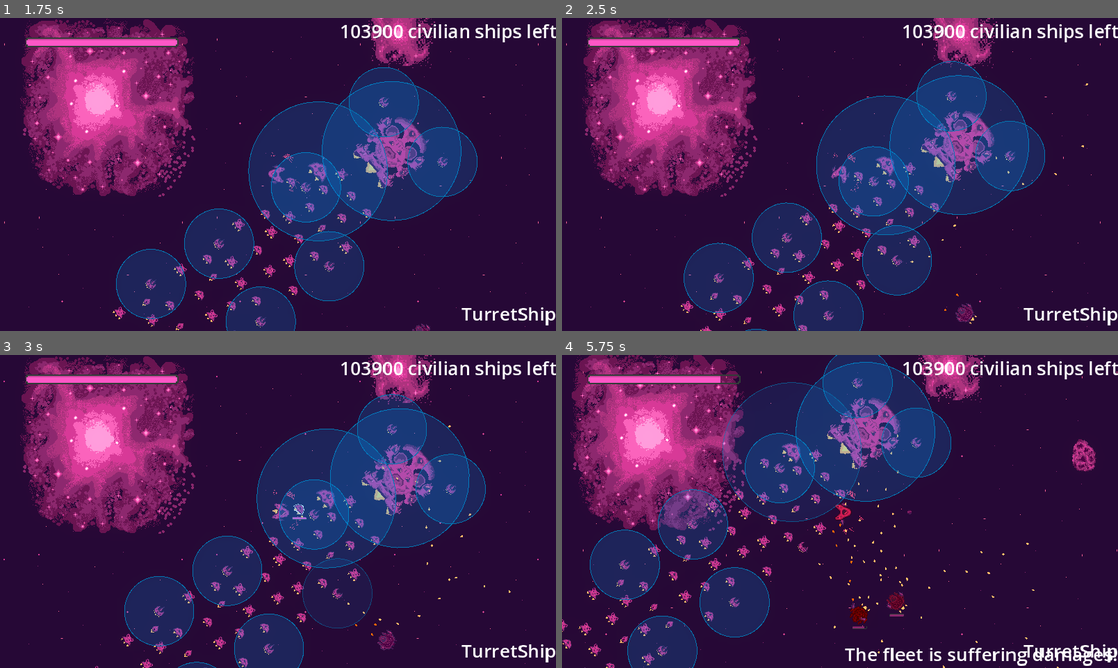
Above: before the commit, frames 1-4 (two rows, left to right).
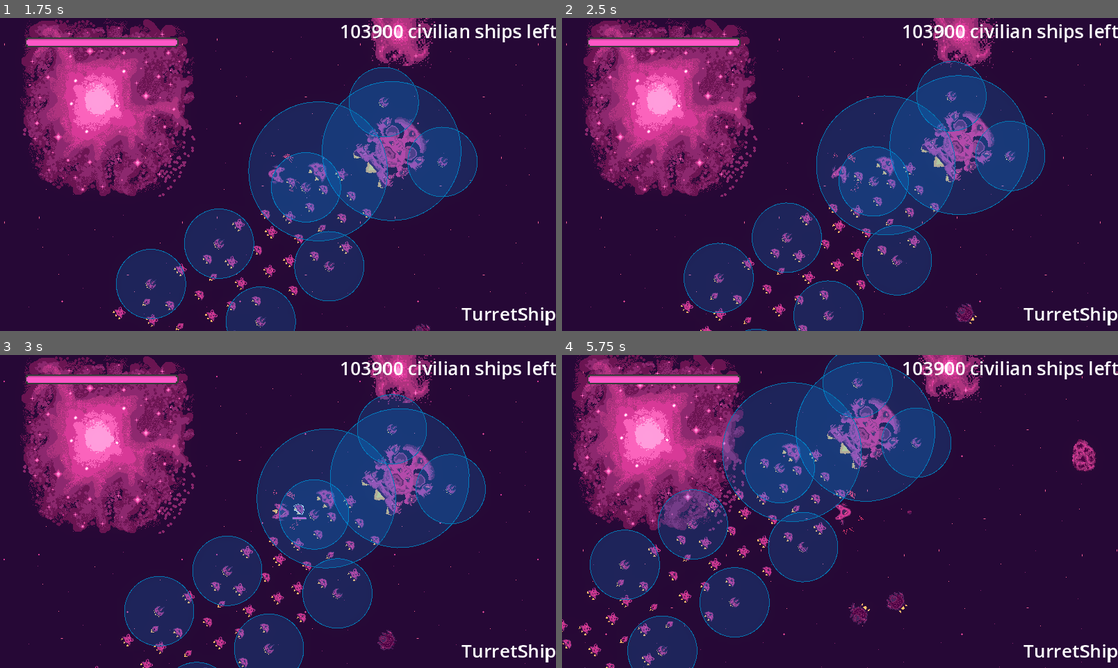
Above: after the commit, the same moments.

Repository: bear-minimum-studio/space-bear
Game: Godot game, scene res://Game.tscn
Two runs of this game, one before a commit and one after it. Both use one fixed random seed, a clock stepped at 60 frames per second and the inputs below.
Inputs:
- Up to frame 1 (1.75 s): tap Enter (upgrade) at 0.5 s; hold Right (turn_right) 0.53-1.28 s; hold G (grappling_hook) 0.53-1.28 s; hold Ctrl (brake) from 1.28 s (still down); tap X (cycle_selection) at 1.35 s; tap G (grappling_hook) at 1.55 s
- Up to frame 2 (2.5 s): release Ctrl (brake) at 2.03 s; hold Right (turn_right) from 2.03 s (still down); hold G (grappling_hook) from 2.03 s (still down); tap Down (decelerate) at 2.1 s
- Up to frame 3 (3 s): release Right (turn_right) at 2.78 s; release G (grappling_hook) at 2.78 s; hold Up (accelerate) from 2.78 s (still down); tap Space (fire) at 2.85 s
- Up to frame 4 (5.75 s): tap G (grappling_hook) at 3.05, 4.55 s; release Up (accelerate) at 3.53 s; hold G (grappling_hook) 3.53-4.28 s; hold Left (turn_left) 3.53-5.03 s; tap F (turret_fire) at 4.35 s; hold Ctrl (brake) from 5.03 s (still down); hold G (grappling_hook) from 5.03 s (still down)

Frame 1 is identical in both runs. In frame 2, less than 0.1% of the frame differs, in the area x 62-95%, y 20-94%; in frame 3, 0.1%; in frame 4, 3.8%, in the area x 28-100%, y 6-100%.

Commit message:
feat: add test world

Diff:
--- a/GenericWorld.gd
+++ b/GenericWorld.gd
@@ -1,9 +1,7 @@
 extends Node2D
 
 @onready var player = $Player
-@onready var mother_ship = $MotherShip
 @onready var flock = $Flock
-@onready var wormhole = $Wormhole
 
 var explosion_scene = preload("res://explosion/Explosion.tscn")
 var player_bullet_scene = preload("res://bullet/PlayerBullet.tscn")
@@ -12,7 +10,6 @@
 var current_hook : Node2D
 
 func _ready():
-	get_tree().call_group("flock", "set_convoy_path", wormhole.global_position, mother_ship.global_position)
 	Events.dead_ship.connect(_on_dead)
 	Events.enemy_shoot.connect(_on_enemy_shoot)
 	Events.shoot.connect(_on_ally_shoot)
--- /dev/null
+++ b/World.gd
@@ -0,0 +1,7 @@
+extends "res://GenericWorld.gd"
+
+@onready var mother_ship = $MotherShip
+@onready var wormhole = $Wormhole
+
+func _ready():
+	get_tree().call_group("flock", "set_convoy_path", wormhole.global_position, mother_ship.global_position)
--- a/World.tscn
+++ b/World.tscn
@@ -1,6 +1,7 @@
-[gd_scene load_steps=9 format=3 uid="uid://cgkkbhp6eam8m"]
+[gd_scene load_steps=10 format=3 uid="uid://cgkkbhp6eam8m"]
 
 [ext_resource type="PackedScene" uid="uid://ujm2pogbpnnp" path="res://GenericWorld.tscn" id="1_tdmob"]
+[ext_resource type="Script" path="res://World.gd" id="2_fom0c"]
 [ext_resource type="PackedScene" uid="uid://c1kn511h34n6d" path="res://npc/mother-ship/MotherShip.tscn" id="2_oy46b"]
 [ext_resource type="PackedScene" uid="uid://cb8xhpqcuwf8r" path="res://npc/civilians/CivilianShip.tscn" id="3_vxuwv"]
 [ext_resource type="PackedScene" uid="uid://iawoyehjjxoa" path="res://npc/civilians/TurretShip.tscn" id="4_0rotb"]
@@ -10,6 +11,7 @@
 [ext_resource type="Script" path="res://helpers/Guide.gd" id="8_7jgjo"]
 
 [node name="World" instance=ExtResource("1_tdmob")]
+script = ExtResource("2_fom0c")
 
 [node name="MotherShip" parent="." index="3" instance=ExtResource("2_oy46b")]
 position = Vector2(452, 94)
--- a/test/Test.tscn
+++ /dev/null
@@ -1,50 +0,0 @@
-[gd_scene load_steps=8 format=3]
-
-[ext_resource type="Script" path="res://GenericGame.gd" id="1_rjkc1"]
-[ext_resource type="PackedScene" uid="uid://blgatwxs3nakh" path="res://test/TestWorld.tscn" id="2_6irs8"]
-[ext_resource type="Texture2D" uid="uid://y8k8tjlbaga2" path="res://ui/progress_bar.png" id="3_mvqhq"]
-[ext_resource type="Texture2D" uid="uid://bjrex6bt8fjba" path="res://ui/progress_bar_fill.png" id="4_l1jpc"]
-[ext_resource type="Script" path="res://hud/Health.gd" id="5_xug6i"]
-[ext_resource type="Script" path="res://hud/CiviliansLeft.gd" id="6_e01ra"]
-[ext_resource type="PackedScene" uid="uid://djt0jq7486mc6" path="res://hud/UnderAttack.tscn" id="7_bjrc6"]
-
-[node name="Test" type="Node2D"]
-script = ExtResource("1_rjkc1")
-
-[node name="TestWorld" parent="." instance=ExtResource("2_6irs8")]
-
-[node name="CanvasLayer" type="CanvasLayer" parent="."]
-
-[node name="Health" type="TextureProgressBar" parent="CanvasLayer"]
-anchors_preset = 15
-anchor_right = 1.0
-anchor_bottom = 1.0
-offset_left = 20.0
-offset_top = 13.0
-offset_right = -324.0
-offset_bottom = -241.0
-grow_horizontal = 2
-grow_vertical = 2
-max_value = 10.0
-value = 10.0
-nine_patch_stretch = true
-stretch_margin_left = 8
-stretch_margin_top = 8
-stretch_margin_right = 8
-stretch_margin_bottom = 8
-texture_under = ExtResource("3_mvqhq")
-texture_progress = ExtResource("4_l1jpc")
-tint_progress = Color(1, 0.341176, 0.776471, 1)
-script = ExtResource("5_xug6i")
-
-[node name="CiviliansLeft" type="Label" parent="CanvasLayer"]
-anchors_preset = 10
-anchor_right = 1.0
-offset_bottom = 26.0
-grow_horizontal = 2
-size_flags_horizontal = 8
-text = "100 civilians left"
-horizontal_alignment = 2
-script = ExtResource("6_e01ra")
-
-[node name="UnderAttack" parent="CanvasLayer" instance=ExtResource("7_bjrc6")]
--- /dev/null
+++ b/test/TestGame.tscn
@@ -0,0 +1,8 @@
+[gd_scene load_steps=3 format=3 uid="uid://cs5l3liloigc0"]
+
+[ext_resource type="PackedScene" uid="uid://dfsixgko8uqlv" path="res://GenericGame.tscn" id="1_5el3n"]
+[ext_resource type="PackedScene" uid="uid://dbv4apjjhnf8u" path="res://test/TestWorld.tscn" id="2_vibj5"]
+
+[node name="Game" instance=ExtResource("1_5el3n")]
+
+[node name="World" parent="." index="0" instance=ExtResource("2_vibj5")]
--- a/test/TestWorld.tscn
+++ b/test/TestWorld.tscn
@@ -1,389 +1,86 @@
-[gd_scene load_steps=11 format=3]
+[gd_scene load_steps=8 format=3 uid="uid://dbv4apjjhnf8u"]
 
-[ext_resource type="Script" path="res://GenericWorld.gd" id="1_rfqyu"]
-[ext_resource type="PackedScene" uid="uid://cm0sum8oi2m1s" path="res://background/ParallaxBackground.tscn" id="2_h6tdq"]
-[ext_resource type="PackedScene" uid="uid://br6bfdr7gif8a" path="res://player/Player.tscn" id="3_1kxcx"]
-[ext_resource type="PackedScene" uid="uid://c1kn511h34n6d" path="res://npc/mother-ship/MotherShip.tscn" id="4_6tosn"]
-[ext_resource type="PackedScene" uid="uid://cb8xhpqcuwf8r" path="res://npc/civilians/CivilianShip.tscn" id="5_lgenu"]
-[ext_resource type="PackedScene" uid="uid://iawoyehjjxoa" path="res://npc/civilians/TurretShip.tscn" id="6_fpoi7"]
-[ext_resource type="PackedScene" uid="uid://dhhcyl4sosjuq" path="res://asteroids/Asteroid.tscn" id="7_flqa1"]
-[ext_resource type="PackedScene" uid="uid://bb8wbwlfnjaxt" path="res://npc/enemies/Enemy.tscn" id="8_6go31"]
+[ext_resource type="PackedScene" uid="uid://ujm2pogbpnnp" path="res://GenericWorld.tscn" id="1_euu80"]
+[ext_resource type="PackedScene" uid="uid://cb8xhpqcuwf8r" path="res://npc/civilians/CivilianShip.tscn" id="2_wqd16"]
+[ext_resource type="PackedScene" uid="uid://c1kn511h34n6d" path="res://npc/mother-ship/MotherShip.tscn" id="3_4s124"]
+[ext_resource type="PackedScene" uid="uid://dhhcyl4sosjuq" path="res://asteroids/Asteroid.tscn" id="4_loucl"]
+[ext_resource type="PackedScene" uid="uid://bb8wbwlfnjaxt" path="res://npc/enemies/Enemy.tscn" id="5_q213c"]
+[ext_resource type="PackedScene" uid="uid://bvnsas5vp1sl7" path="res://environment/wormhole/Wormhole.tscn" id="6_115ei"]
+[ext_resource type="Script" path="res://helpers/Guide.gd" id="7_qe1xa"]
 
-[sub_resource type="Environment" id="Environment_uyldo"]
-background_mode = 3
-glow_enabled = true
-glow_normalized = true
-glow_intensity = 0.13
-glow_strength = 0.98
-glow_bloom = 0.42
-glow_blend_mode = 0
-adjustment_brightness = 1.57
+[node name="World" instance=ExtResource("1_euu80")]
 
-[sub_resource type="NavigationPolygon" id="NavigationPolygon_tbroh"]
-vertices = PackedVector2Array(982, 1420, -979, 1433, -916, 38, 394, -1298, 3131, -222, 4677, -2317, 2845, -4037, 4307, -4992, 6593, -4042, 6416, -2861)
-polygons = Array[PackedInt32Array]([PackedInt32Array(0, 1, 2, 3, 4), PackedInt32Array(5, 4, 3, 6, 7), PackedInt32Array(5, 7, 8, 9)])
-outlines = Array[PackedVector2Array]([PackedVector2Array(-916, 38, -979, 1433, 982, 1420, 3131, -222, 4677, -2317, 6416, -2861, 6593, -4042, 4307, -4992, 2845, -4037, 394, -1298)])
-
-[node name="World" type="Node2D"]
-script = ExtResource("1_rfqyu")
-
-[node name="ParallaxBackground" parent="." instance=ExtResource("2_h6tdq")]
-
-[node name="Target" type="Node2D" parent="."]
-position = Vector2(4707, -3614)
-
-[node name="Player" parent="." instance=ExtResource("3_1kxcx")]
-position = Vector2(159, 130)
-
-[node name="Camera2D" type="Camera2D" parent="Player"]
-zoom = Vector2(0.3, 0.3)
-position_smoothing_enabled = true
-
-[node name="WorldEnvironment" type="WorldEnvironment" parent="."]
-environment = SubResource("Environment_uyldo")
-
-[node name="MotherShip" parent="." instance=ExtResource("4_6tosn")]
+[node name="MotherShip" parent="." index="3" instance=ExtResource("3_4s124")]
 position = Vector2(452, 94)
 rotation = -0.698132
 
-[node name="Flock" type="Node2D" parent="."]
-
-[node name="CivilianShip" parent="Flock" instance=ExtResource("5_lgenu")]
+[node name="CivilianShip" parent="Flock" index="0" instance=ExtResource("2_wqd16")]
 position = Vector2(256, 205)
 rotation = -0.698132
 
-[node name="CivilianShip2" parent="Flock" instance=ExtResource("5_lgenu")]
+[node name="CivilianShip2" parent="Flock" index="1" instance=ExtResource("2_wqd16")]
 position = Vector2(336, 223)
 rotation = -0.698132
 
-[node name="CivilianShip3" parent="Flock" instance=ExtResource("5_lgenu")]
+[node name="CivilianShip3" parent="Flock" index="2" instance=ExtResource("2_wqd16")]
 position = Vector2(308, 162)
 rotation = -0.698132
 
-[node name="CivilianShip4" parent="Flock" instance=ExtResource("5_lgenu")]
+[node name="CivilianShip4" parent="Flock" index="3" instance=ExtResource("2_wqd16")]
 position = Vector2(240, 153)
 rotation = -0.698132
 
-[node name="CivilianShip5" parent="Flock" instance=ExtResource("5_lgenu")]
+[node name="CivilianShip5" parent="Flock" index="4" instance=ExtResource("2_wqd16")]
 position = Vector2(381, 273)
 rotation = -0.698132
 
-[node name="CivilianShip6" parent="Flock" instance=ExtResource("5_lgenu")]
+[node name="CivilianShip6" parent="Flock" index="5" instance=ExtResource("2_wqd16")]
 position = Vector2(309, 287)
 rotation = -0.698132
 
-[node name="CivilianShip7" parent="Flock" instance=ExtResource("5_lgenu")]
+[node name="CivilianShip7" parent="Flock" index="6" instance=ExtResource("2_wqd16")]
 position = Vector2(251, 316)
 rotation = -0.698132
 
-[node name="CivilianShip8" parent="Flock" instance=ExtResource("5_lgenu")]
+[node name="CivilianShip8" parent="Flock" index="7" instance=ExtResource("2_wqd16")]
 position = Vector2(217, 256)
 rotation = -0.698132
 
-[node name="CivilianShip9" parent="Flock" instance=ExtResource("5_lgenu")]
+[node name="CivilianShip9" parent="Flock" index="8" instance=ExtResource("2_wqd16")]
 position = Vector2(162, 184)
 rotation = -0.698132
 
-[node name="CivilianShip10" parent="Flock" instance=ExtResource("5_lgenu")]
+[node name="CivilianShip10" parent="Flock" index="9" instance=ExtResource("2_wqd16")]
 position = Vector2(320, 372)
 rotation = -0.698132
 
-[node name="CivilianShip11" parent="Flock" instance=ExtResource("5_lgenu")]
-position = Vector2(105, 328)
-rotation = -0.698132
-
-[node name="CivilianShip12" parent="Flock" instance=ExtResource("5_lgenu")]
-position = Vector2(185, 346)
-rotation = -0.698132
-
-[node name="CivilianShip13" parent="Flock" instance=ExtResource("5_lgenu")]
-position = Vector2(157, 285)
-rotation = -0.698132
-
-[node name="CivilianShip14" parent="Flock" instance=ExtResource("5_lgenu")]
-position = Vector2(89, 276)
-rotation = -0.698132
-
-[node name="CivilianShip15" parent="Flock" instance=ExtResource("5_lgenu")]
-position = Vector2(230, 396)
-rotation = -0.698132
-
-[node name="CivilianShip16" parent="Flock" instance=ExtResource("5_lgenu")]
-position = Vector2(158, 410)
-rotation = -0.698132
-
-[node name="CivilianShip17" parent="Flock" instance=ExtResource("5_lgenu")]
-position = Vector2(100, 439)
-rotation = -0.698132
-
-[node name="CivilianShip18" parent="Flock" instance=ExtResource("5_lgenu")]
-position = Vector2(66, 379)
-rotation = -0.698132
-
-[node name="CivilianShip19" parent="Flock" instance=ExtResource("5_lgenu")]
-position = Vector2(11, 307)
-rotation = -0.698132
-
-[node name="CivilianShip20" parent="Flock" instance=ExtResource("5_lgenu")]
-position = Vector2(169, 495)
-rotation = -0.698132
-
-[node name="CivilianShip21" parent="Flock" instance=ExtResource("5_lgenu")]
-position = Vector2(-62, 457)
-rotation = -0.698132
-
-[node name="CivilianShip22" parent="Flock" instance=ExtResource("5_lgenu")]
-position = Vector2(18, 475)
-rotation = -0.698132
-
-[node name="CivilianShip23" parent="Flock" instance=ExtResource("5_lgenu")]
-position = Vector2(-10, 414)
-rotation = -0.698132
-
-[node name="CivilianShip24" parent="Flock" instance=ExtResource("5_lgenu")]
-position = Vector2(-78, 405)
-rotation = -0.698132
-
-[node name="CivilianShip25" parent="Flock" instance=ExtResource("5_lgenu")]
-position = Vector2(63, 525)
-rotation = -0.698132
-
-[node name="CivilianShip26" parent="Flock" instance=ExtResource("5_lgenu")]
-position = Vector2(-9, 539)
-rotation = -0.698132
-
-[node name="CivilianShip27" parent="Flock" instance=ExtResource("5_lgenu")]
-position = Vector2(-67, 568)
-rotation = -0.698132
-
-[node name="CivilianShip28" parent="Flock" instance=ExtResource("5_lgenu")]
-position = Vector2(-101, 508)
-rotation = -0.698132
-
-[node name="CivilianShip29" parent="Flock" instance=ExtResource("5_lgenu")]
-position = Vector2(-156, 436)
-rotation = -0.698132
-
-[node name="CivilianShip30" parent="Flock" instance=ExtResource("5_lgenu")]
-position = Vector2(2, 624)
-rotation = -0.698132
-
-[node name="CivilianShip31" parent="Flock" instance=ExtResource("5_lgenu")]
-position = Vector2(-238, 581)
-rotation = -0.698132
-
-[node name="CivilianShip32" parent="Flock" instance=ExtResource("5_lgenu")]
-position = Vector2(-158, 599)
-rotation = -0.698132
-
-[node name="CivilianShip33" parent="Flock" instance=ExtResource("5_lgenu")]
-position = Vector2(-186, 538)
-rotation = -0.698132
-
-[node name="CivilianShip34" parent="Flock" instance=ExtResource("5_lgenu")]
-position = Vector2(-254, 529)
-rotation = -0.698132
-
-[node name="CivilianShip35" parent="Flock" instance=ExtResource("5_lgenu")]
-position = Vector2(-113, 649)
-rotation = -0.698132
-
-[node name="CivilianShip36" parent="Flock" instance=ExtResource("5_lgenu")]
-position = Vector2(-185, 663)
-rotation = -0.698132
-
-[node name="CivilianShip37" parent="Flock" instance=ExtResource("5_lgenu")]
-position = Vector2(-243, 692)
-rotation = -0.698132
-
-[node name="CivilianShip38" parent="Flock" instance=ExtResource("5_lgenu")]
-position = Vector2(-277, 632)
-rotation = -0.698132
-
-[node name="CivilianShip39" parent="Flock" instance=ExtResource("5_lgenu")]
-position = Vector2(-332, 560)
-rotation = -0.698132
-
-[node name="CivilianShip40" parent="Flock" instance=ExtResource("5_lgenu")]
-position = Vector2(-174, 748)
-rotation = -0.698132
-
-[node name="CivilianShip41" parent="Flock" instance=ExtResource("5_lgenu")]
-position = Vector2(-407, 704)
-rotation = -0.698132
-
-[node name="CivilianShip42" parent="Flock" instance=ExtResource("5_lgenu")]
-position = Vector2(-327, 722)
-rotation = -0.698132
-
-[node name="CivilianShip43" parent="Flock" instance=ExtResource("5_lgenu")]
-position = Vector2(-355, 661)
-rotation = -0.698132
-
-[node name="CivilianShip44" parent="Flock" instance=ExtResource("5_lgenu")]
-position = Vector2(-423, 652)
-rotation = -0.698132
-
-[node name="CivilianShip45" parent="Flock" instance=ExtResource("5_lgenu")]
-position = Vector2(-282, 772)
-rotation = -0.698132
-
-[node name="CivilianShip46" parent="Flock" instance=ExtResource("5_lgenu")]
-position = Vector2(-354, 786)
-rotation = -0.698132
-
-[node name="CivilianShip47" parent="Flock" instance=ExtResource("5_lgenu")]
-position = Vector2(-412, 815)
-rotation = -0.698132
-
-[node name="CivilianShip48" parent="Flock" instance=ExtResource("5_lgenu")]
-position = Vector2(-446, 755)
-rotation = -0.698132
-
-[node name="CivilianShip49" parent="Flock" instance=ExtResource("5_lgenu")]
-position = Vector2(-501, 683)
-rotation = -0.698132
-
-[node name="CivilianShip50" parent="Flock" instance=ExtResource("5_lgenu")]
-position = Vector2(-343, 871)
-rotation = -0.698132
-
-[node name="CivilianShip51" parent="Flock" instance=ExtResource("5_lgenu")]
-position = Vector2(-581, 830)
-rotation = -0.698132
-
-[node name="CivilianShip52" parent="Flock" instance=ExtResource("5_lgenu")]
-position = Vector2(-501, 848)
-rotation = -0.698132
-
-[node name="CivilianShip53" parent="Flock" instance=ExtResource("5_lgenu")]
-position = Vector2(-529, 787)
-rotation = -0.698132
-
-[node name="CivilianShip54" parent="Flock" instance=ExtResource("5_lgenu")]
-position = Vector2(-597, 778)
-rotation = -0.698132
-
-[node name="CivilianShip55" parent="Flock" instance=ExtResource("5_lgenu")]
-position = Vector2(-456, 898)
-rotation = -0.698132
-
-[node name="CivilianShip56" parent="Flock" instance=ExtResource("5_lgenu")]
-position = Vector2(-528, 912)
-rotation = -0.698132
-
-[node name="CivilianShip57" parent="Flock" instance=ExtResource("5_lgenu")]
-position = Vector2(-586, 941)
-rotation = -0.698132
-
-[node name="CivilianShip58" parent="Flock" instance=ExtResource("5_lgenu")]
-position = Vector2(-620, 881)
-rotation = -0.698132
-
-[node name="CivilianShip59" parent="Flock" instance=ExtResource("5_lgenu")]
-position = Vector2(-675, 809)
-rotation = -0.698132
-
-[node name="CivilianShip60" parent="Flock" instance=ExtResource("5_lgenu")]
-position = Vector2(-517, 997)
-rotation = -0.698132
-
-[node name="CivilianShip61" parent="Flock" instance=ExtResource("5_lgenu")]
-position = Vector2(-748, 966)
-rotation = -0.698132
-
-[node name="CivilianShip62" parent="Flock" instance=ExtResource("5_lgenu")]
-position = Vector2(-668, 984)
-rotation = -0.698132
-
-[node name="CivilianShip63" parent="Flock" instance=ExtResource("5_lgenu")]
-position = Vector2(-696, 923)
-rotation = -0.698132
-
-[node name="CivilianShip64" parent="Flock" instance=ExtResource("5_lgenu")]
-position = Vector2(-764, 914)
-rotation = -0.698132
-
-[node name="CivilianShip65" parent="Flock" instance=ExtResource("5_lgenu")]
-position = Vector2(-623, 1034)
-rotation = -0.698132
-
-[node name="CivilianShip66" parent="Flock" instance=ExtResource("5_lgenu")]
-position = Vector2(-695, 1048)
-rotation = -0.698132
-
-[node name="CivilianShip67" parent="Flock" instance=ExtResource("5_lgenu")]
-position = Vector2(-753, 1077)
-rotation = -0.698132
-
-[node name="CivilianShip68" parent="Flock" instance=ExtResource("5_lgenu")]
-position = Vector2(-787, 1017)
-rotation = -0.698132
-
-[node name="CivilianShip69" parent="Flock" instance=ExtResource("5_lgenu")]
-position = Vector2(-842, 945)
-rotation = -0.698132
-
-[node name="CivilianShip70" parent="Flock" instance=ExtResource("5_lgenu")]
-position = Vector2(-684, 1133)
-rotation = -0.698132
-
-[node name="TurretShip" parent="Flock" instance=ExtResource("6_fpoi7")]
-position = Vector2(272, 426)
-rotation = -0.698132
-
-[node name="TurretShip4" parent="Flock" instance=ExtResource("6_fpoi7")]
-position = Vector2(598, 126)
-rotation = -0.698132
-
-[node name="TurretShip5" parent="Flock" instance=ExtResource("6_fpoi7")]
-position = Vector2(429, -46)
-rotation = -0.698132
-
-[node name="TurretShip6" parent="Flock" instance=ExtResource("6_fpoi7")]
-position = Vector2(75, 585)
-rotation = -0.698132
-
-[node name="TurretShip7" parent="Flock" instance=ExtResource("6_fpoi7")]
-position = Vector2(-241, 477)
-rotation = -0.698132
-
-[node name="TurretShip8" parent="Flock" instance=ExtResource("6_fpoi7")]
-position = Vector2(-133, 724)
-rotation = -0.698132
-
-[node name="TurretShip2" parent="Flock" instance=ExtResource("6_fpoi7")]
-position = Vector2(-45.0001, 361)
-rotation = -0.698132
-
-[node name="TurretShip3" parent="Flock" instance=ExtResource("6_fpoi7")]
-position = Vector2(205, 199)
-rotation = -0.698132
-
-[node name="NavigationRegion2D" type="NavigationRegion2D" parent="."]
-visible = false
-navigation_polygon = SubResource("NavigationPolygon_tbroh")
-
-[node name="Asteroids" type="Node2D" parent="."]
-
-[node name="Asteroid" parent="Asteroids" instance=ExtResource("7_flqa1")]
+[node name="Asteroid" parent="Asteroids" index="0" instance=ExtResource("4_loucl")]
 position = Vector2(1228, -522)
 
-[node name="Asteroid2" parent="Asteroids" instance=ExtResource("7_flqa1")]
+[node name="Asteroid2" parent="Asteroids" index="1" instance=ExtResource("4_loucl")]
 position = Vector2(675, -460)
 
-[node name="Asteroid3" parent="Asteroids" instance=ExtResource("7_flqa1")]
+[node name="Asteroid3" parent="Asteroids" index="2" instance=ExtResource("4_loucl")]
 position = Vector2(1210, 59)
 
-[node name="Asteroid4" parent="Asteroids" instance=ExtResource("7_flqa1")]
+[node name="Asteroid4" parent="Asteroids" index="3" instance=ExtResource("4_loucl")]
 position = Vector2(1284, -936)
 
-[node name="Asteroid5" parent="Asteroids" instance=ExtResource("7_flqa1")]
+[node name="Asteroid5" parent="Asteroids" index="4" instance=ExtResource("4_loucl")]
 position = Vector2(1677, -657)
 
-[node name="Enemies" type="Node2D" parent="."]
+[node name="Enemy" parent="Enemies" index="0" instance=ExtResource("5_q213c")]
+position = Vector2(1702, 904)
+speed = 50.0
+rotation_speed = 10.0
+acceleration = 10.0
+brake = 10.0
 
-[node name="Enemy" parent="Enemies" instance=ExtResource("8_6go31")]
-position = Vector2(1702, 904)
+[node name="Wormhole" parent="." index="8" instance=ExtResource("6_115ei")]
+position = Vector2(3310, -2300)
 
-[connection signal="shoot_grappling_hook" from="Player" to="." method="_on_player_shoot_grappling_hook"]
+[node name="Guide" type="Node2D" parent="." index="9"]
+z_index = 10
+position = Vector2(0, -1.52588e-05)
+script = ExtResource("7_qe1xa")
+width = 26.0
